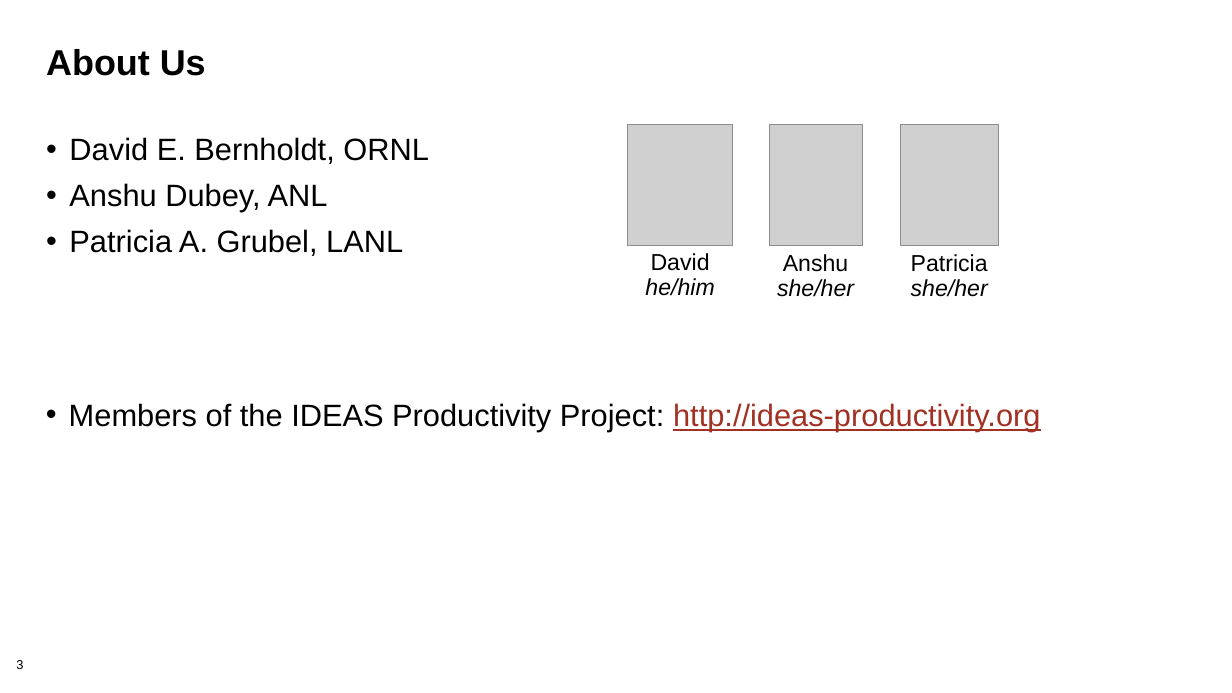
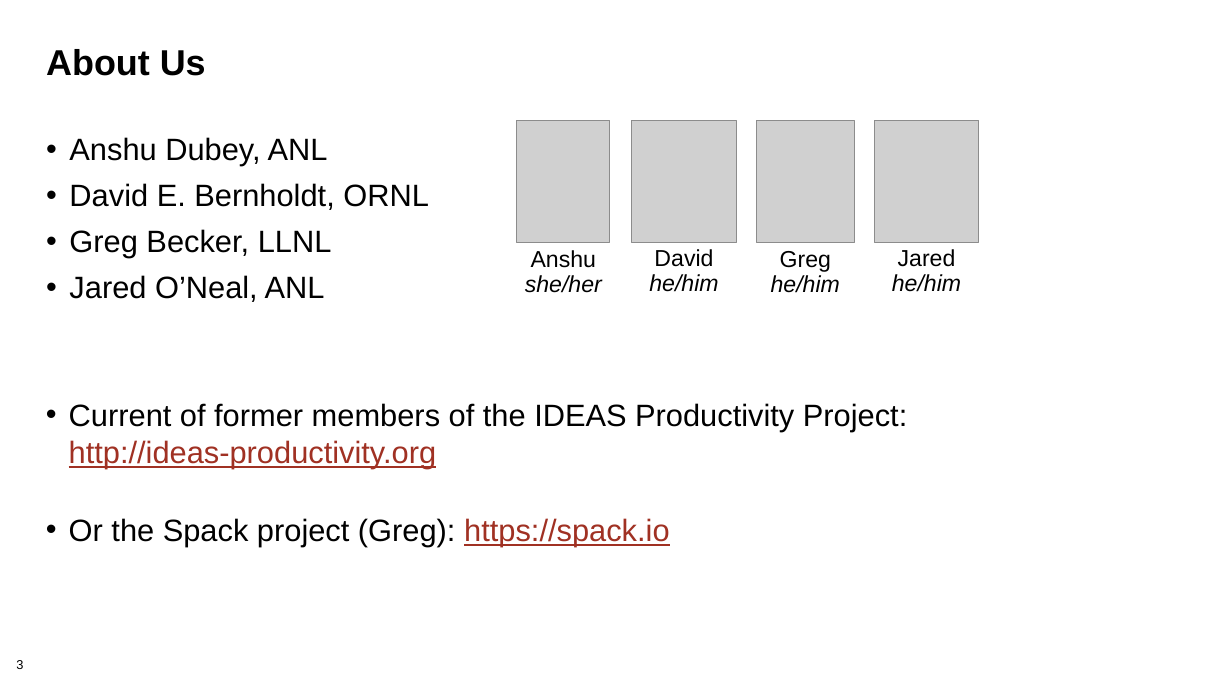
Before and after one commit to bssw-tutorial/presentations, a slide deck: slide 3 of intro-a.pptx. Drawn at 1232x693 pixels with LibreOffice and Linux fonts; fonts in the diff are those of the drawing; grey boxes stand for pictures; background and template pictures are left out. Boxes give left, top, right and bottom in pixels: in the first picture for what was removed or moved away, otherwise in the second. Text is boxed around its words. In the diff, an @@ line names an element or a change of style, - is before the commit and + after.

```diff
--- a/intro-a.pptx
+++ b/intro-a.pptx
@@ text at (69, 137, 328, 166): paragraph added @@
+• Anshu Dubey, ANL
@@ picture: place and size @@
-picture at (769, 124, 861, 246)
+picture at (517, 120, 609, 242)
@@ picture: place and size @@
-picture at (628, 124, 733, 246)
+picture at (631, 120, 737, 242)
@@ picture added at (756, 120, 854, 242) @@
@@ picture: place and size @@
-picture at (901, 124, 999, 246)
+picture at (874, 120, 980, 242)
@@ text at (69, 229, 332, 302): text changed @@
-• Anshu Dubey, ANL
-• Patricia A. Grubel, LANL
+• Greg Becker, LLNL
+• Jared O’Neal, ANL
@@ text "Anshu": place and size @@
-text "Anshu" at (777, 254, 854, 297)
+text "Anshu" at (525, 250, 602, 293)
@@ text "David": place and size @@
-text "David" at (645, 253, 714, 296)
+text "David" at (649, 249, 718, 292)
@@ text added at (771, 251, 840, 293), 18 pt, text #000000, italic @@
+Greg
+he/him
@@ text added at (892, 249, 961, 292), 18 pt, text #000000, italic @@
+Jared
+he/him
@@ text removed at (911, 254, 988, 297) @@
-Patricia
-she/her
@@ text at (69, 403, 907, 547): text changed @@
-• Members of the IDEAS Productivity Project: http://ideas-productivity.org
+• Current of former members of the IDEAS Productivity Project: http://ideas-productivity.org
+• Or the Spack project (Greg): https://spack.io
```
Also in this commit, not shown: 5 other slides changed, 7 other files.
